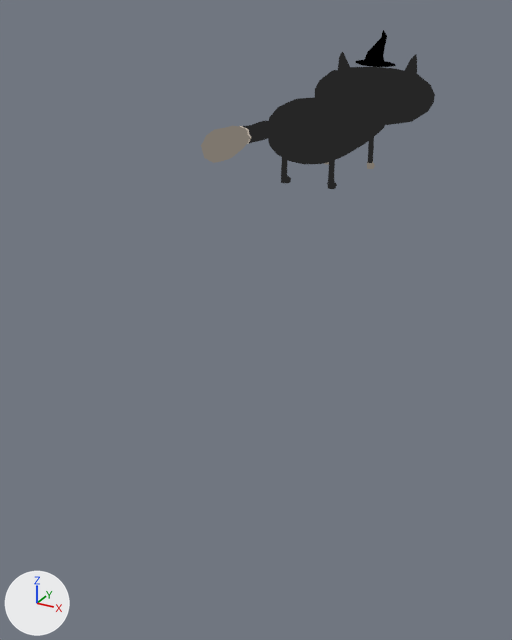
The glTF model godot/assets/models/battle/summons/BlackCat.glb, before and after one commit.
One viewpoint serves both versions: a 50 mm camera at (0.205, -0.468, 0.115) aimed at (0.001, -0.097, -0.07). Lighting does not change. The marker at lower left points along +X, +Y and +Z. The picture after the commit comes second. Both versions are drawn at frame 2 of the action 'BlackCat_Intro'; the numbers are the values there. Vertices at exactly the same position are counted once.

The first picture shows 'BlackCat.001'.
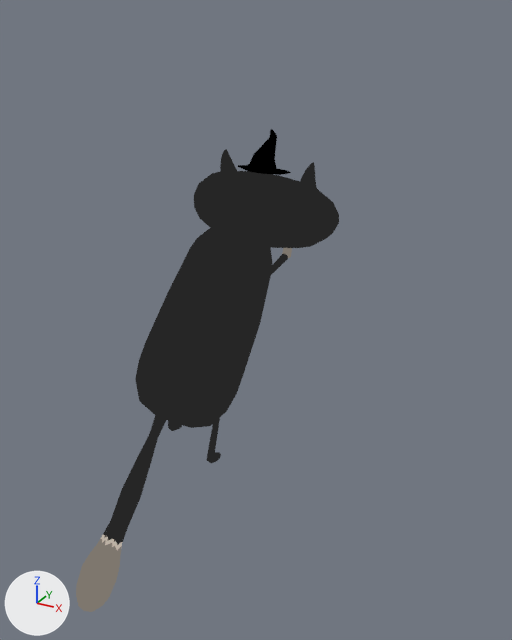
Where the change shows, as pixel boxes (x1, y1, x2, y2) in the pictures (512 x 640 px; the box of a moved part takes in the faces that stretch with it):
```json
{"object": "BlackCat.001", "change": "reshaped, rescaled, moved, turned", "before": [201, 30, 435, 189], "after": [76, 129, 339, 612]}
{"part": 1, "of": "me_blackcat", "change": "moved or reshaped", "before": [315, 67, 435, 125], "after": [194, 171, 339, 248]}
{"part": 2, "of": "me_blackcat", "change": "moved or reshaped", "before": [404, 54, 417, 74], "after": [299, 162, 317, 188]}
{"part": 3, "of": "me_blackcat", "change": "moved or reshaped", "before": [338, 52, 350, 70], "after": [220, 149, 237, 172]}
{"part": 4, "of": "me_blackcat", "change": "moved or reshaped", "before": [355, 30, 396, 67], "after": [238, 129, 291, 175]}
{"part": 5, "of": "me_blackcat", "change": "moved or reshaped", "before": [201, 96, 387, 189], "after": [76, 224, 292, 612]}
```

The change, as JSON lines over the scene's bpy script:
```json
{"block": "me_blackcat", "where": "# used by ob_blackcat_001; parent = ob_blackcat; location = (0.000798, 0.0, 0.0); rotation_euler = (1.571, 0.0, 0.0), in degrees (90, 0, 0)"}
{"op": "remove", "block": "me_blackcat", "code": "me_blackcat.from_pydata(...)  # 796 vertices, 1524 faces; spans x -0.98..0.99, y 0.04..2.0, z -2.39..2.97"}
{"op": "add", "block": "me_blackcat", "code": "me_blackcat.from_pydata(...)  # 796 vertices, 1524 faces; spans x -0.96..1.01, y -5.51..-1.34, z -3.3..1.02"}
{"block": "me_blackcat", "change": "me_blackcat part 1: the loose piece of 130 vertices spanning x -0.98..0.99, y 0.6..1.47, z -2.39..-1.32 is multiplied about its middle by the matrix ((0.999, 0.026, -0.037), (-0.04, -0.097, -1.005), (-0.029, 0.997, -0.016)), then moved by (0.02, -2.92, 1.91)"}
{"block": "me_blackcat", "change": "me_blackcat part 2: the loose piece of 37 vertices spanning x 0.44..0.66, y 1.33..1.67, z -2.11..-1.94 is turned 94.7 degrees about the x axis through its middle and scaled by 0.991, then moved by (0.04, -3.28, 2.52)"}
{"block": "me_blackcat", "change": "me_blackcat part 3: the loose piece of 37 vertices spanning x -0.66..-0.43, y 1.33..1.67, z -2.11..-1.94 is multiplied about its middle by the matrix ((0.99, 0.025, -0.036), (-0.034, -0.08, -0.987), (-0.028, 0.987, -0.079)), then moved by (0.04, -3.24, 2.55)"}
{"block": "me_blackcat", "change": "me_blackcat part 4: the loose piece of 122 vertices spanning x -0.32..0.33, y 1.45..2.0, z -2.32..-1.68 is multiplied about its middle by the matrix ((0.999, 0.026, -0.037), (-0.04, -0.097, -1.005), (-0.029, 0.997, -0.016)), then moved by (0.04, -3.53, 2.74)"}
{"block": "me_blackcat", "change": "me_blackcat part 5: 470 of 796 vertices moved; they spanned x -0.63..0.63, y 0.04..1.22, z -1.58..2.97 and now span x -0.62..0.62, y -5.51..-1.71, z -3.3..0.0; mean shift (0.0, -3.92, -1.75); largest move (0.0, 1.01, 2.95) -> (-0.01, -5.51, -3.19)"}
{"op": "remove", "block": "ob_blackcat_001", "code": "ob_blackcat_001.parent = ob_blackcat"}
{"op": "set", "path": "ob_blackcat_001.rotation_euler", "old": "(1.571, 0.0, 0.0)", "new": "(0.0, 0.0, 0.0)", "note": "degrees (90, 0, 0) -> degrees (0, 0, 0)"}
{"op": "set", "path": "ob_blackcat_001.scale", "old": "(1.0, 1.0, 1.0)", "new": "(0.05, 0.05, 0.05)"}
```
